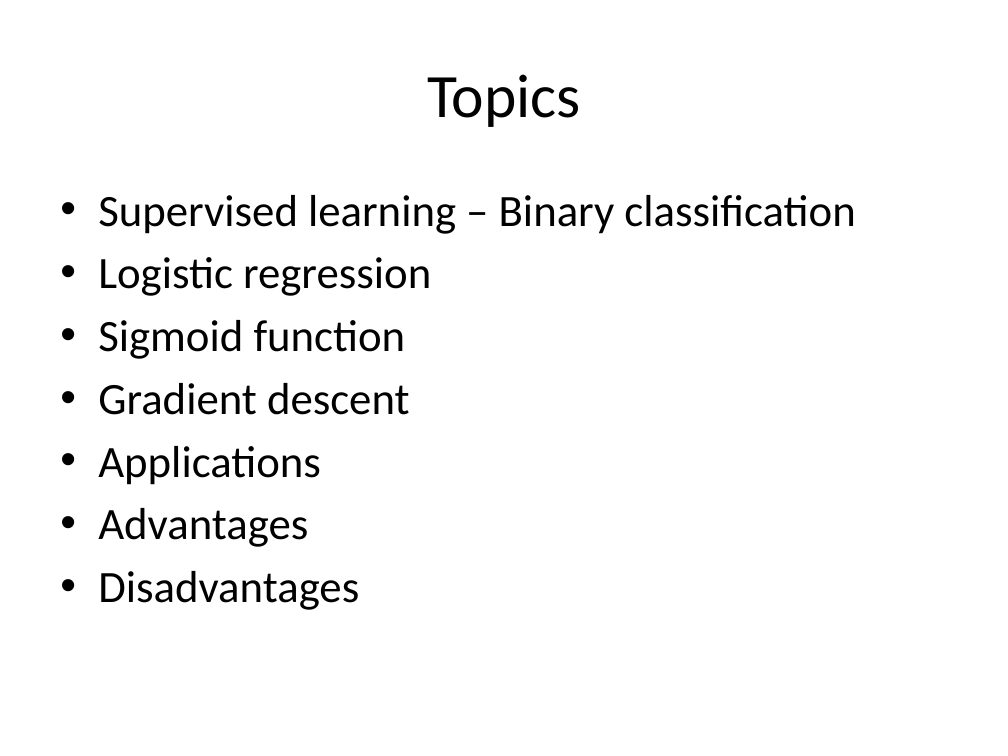
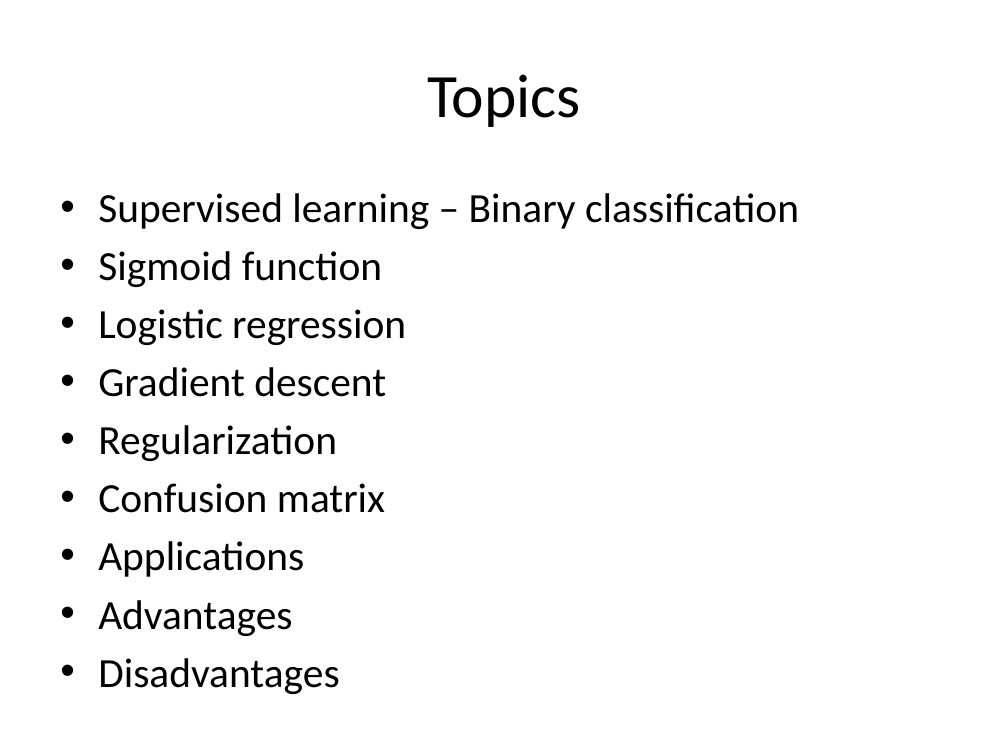
Before and after one commit to look4pritam/ArtificialIntelligence, a slide deck: slide 2 of MachineLearning/LogisticRegression/LogisticRegression.pptx. Drawn at 1008x756 pixels with LibreOffice and Linux fonts; fonts in the diff are those of the drawing. Boxes give left, top, right and bottom in pixels: in the first picture for what was removed or moved away, otherwise in the second. Text is boxed around its words. In the diff, an @@ line names an element or a change of style, - is before the commit and + after.

```diff
--- a/MachineLearning/LogisticRegression/LogisticRegression.pptx
+++ b/MachineLearning/LogisticRegression/LogisticRegression.pptx
@@ text at box(98, 193, 799, 694): size 32 to 29.6 pt in "Supervised learning – Binary classification", "Logistic regression", "Gradient descent", "Applications" and 2 more places @@
@@ text at box(98, 251, 382, 287): paragraph added @@
+• Sigmoid function
@@ text at box(98, 320, 406, 359): paragraph removed @@
-• Sigmoid function
@@ text at box(98, 425, 385, 513): paragraphs added @@
+• Regularization
+• Confusion matrix
```
